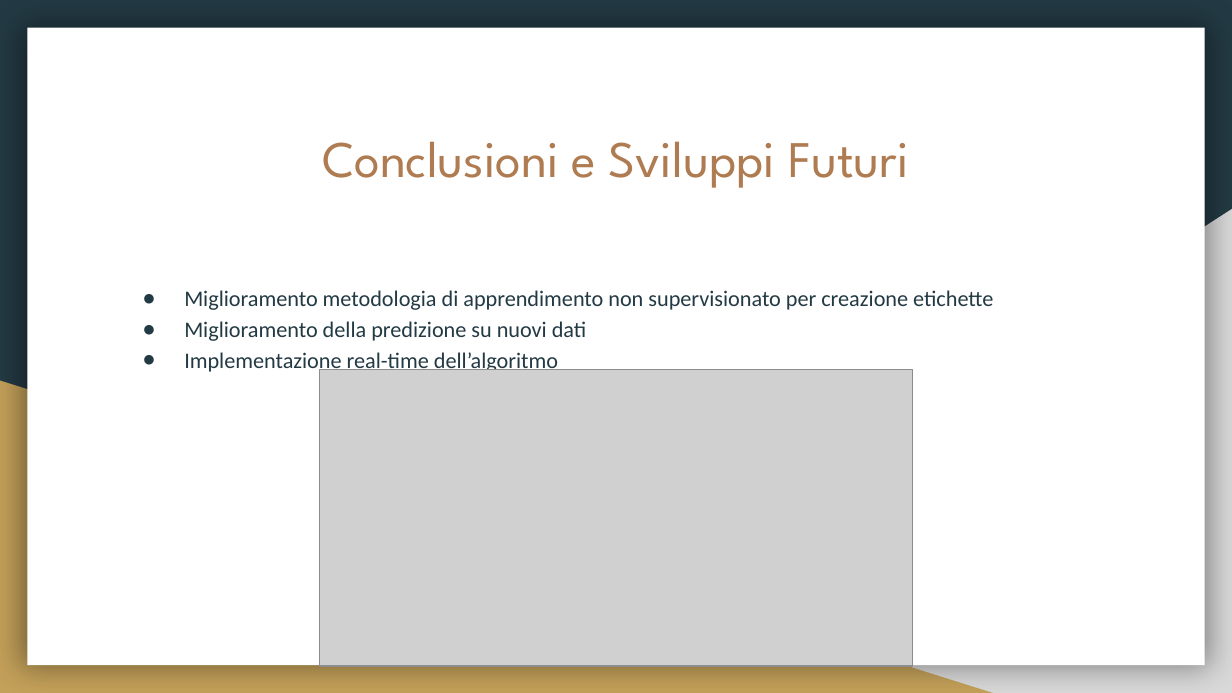
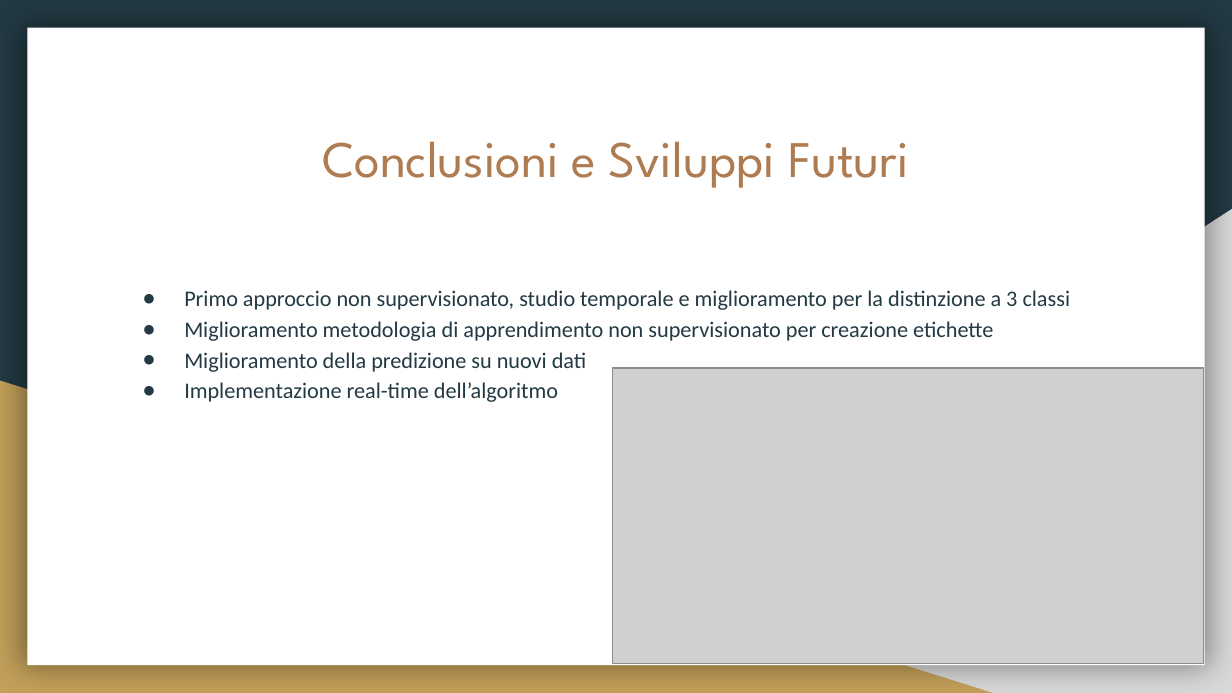
Before and after one commit to fuserale/tesi, a slide deck: slide 11 of tex_tesi/Apprendimento non supervisionato per l’identificazione di contesti di Freezing of Gait (FOG) in pazienti affetti da Morbo di Parkinson.pptx. Drawn at 1232x693 pixels with LibreOffice and Linux fonts; fonts in the diff are those of the drawing; grey boxes stand for pictures. Boxes give left, top, right and bottom in pixels: in the first picture for what was removed or moved away, otherwise in the second. Text is boxed around its words. In the diff, an @@ line names an element or a change of style, - is before the commit and + after.

```diff
--- a/tex_tesi/Apprendimento non supervisionato per l’identificazione di contesti di Freezing of Gait (FOG) in pazienti affetti da Morbo di Parkinson.pptx
+++ b/tex_tesi/Apprendimento non supervisionato per l’identificazione di contesti di Freezing of Gait (FOG) in pazienti affetti da Morbo di Parkinson.pptx
@@ text at (184,290,1071,310): paragraph added @@
+● Primo approccio non supervisionato, studio temporale e miglioramento per la distinzione a 3 classi
@@ picture: place and size @@
-picture at (319,370,913,667)
+picture at (612,368,1204,664)
```
Also in this commit, not shown: 6 other slides changed, 2 slides added, 2 slides removed, 8 other files.
